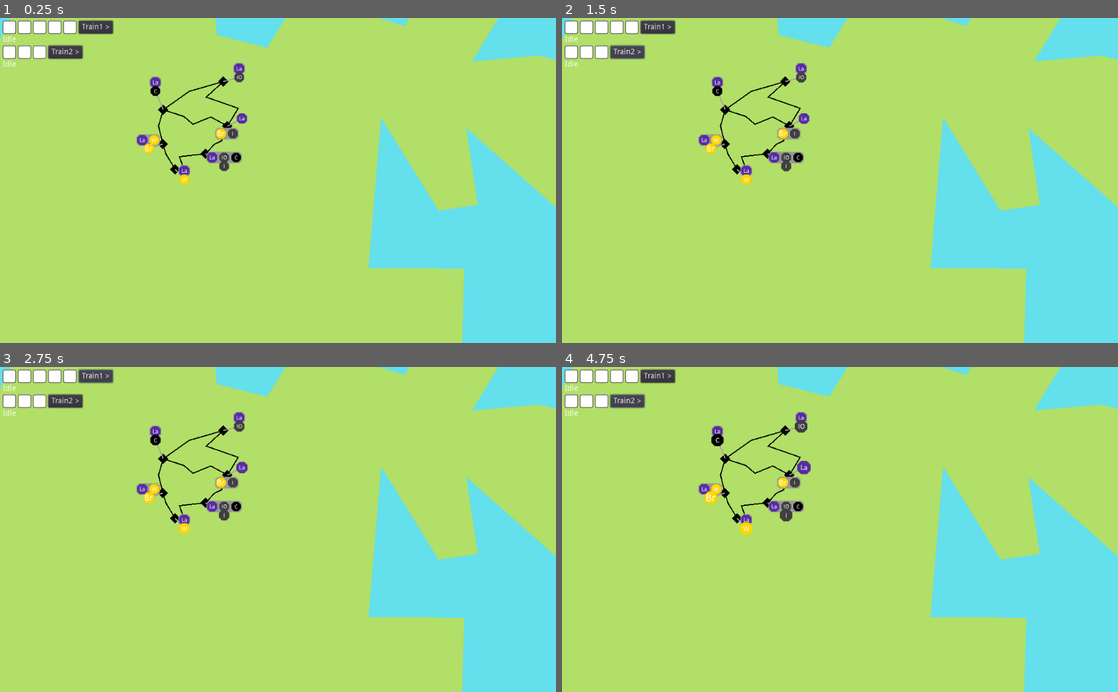
Above: before the commit, frames 1-4 (two rows, left to right).
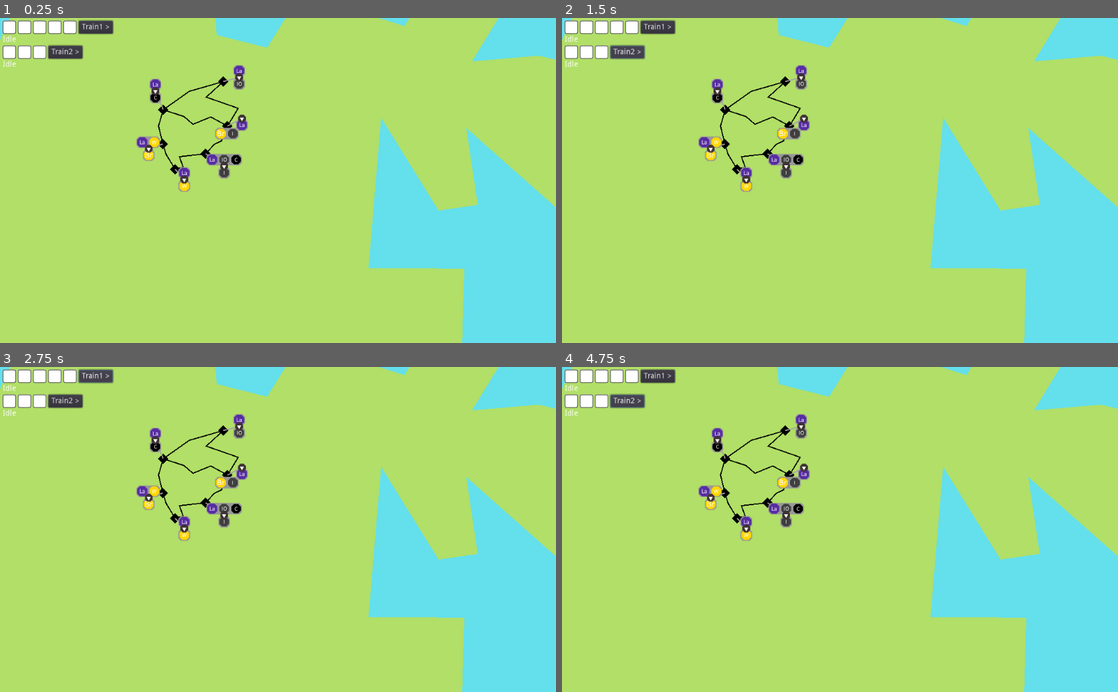
Above: after the commit, the same moments.

Repository: LeBoku/supply-chained
Game: Godot game, scene res://Game.tscn
Same seed, same stepped clock (60 frames per second), same inputs: the game is played once before the commit and once after it.
Inputs:
- Up to frame 1 (0.25 s): no input
- Up to frame 2 (1.5 s): click "Train1 >" at 0.5 s; click "Train2 >" at 1.25 s
- Up to frame 3 (2.75 s): click "Train1 >" at 2 s
- Up to frame 4 (4.75 s): click "Train2 >" at 2.75 s; click "Train1 >" at 3.5 s; click "Train2 >" at 4.25 s

The runs differ from the first frame. In frame 1, 0.9% of the frame differs, in the area x 24-45%, y 13-54%; in frame 2, 0.9%; in frame 3, 0.9%; in frame 4, 1.0%.

Commit message:
reworked cargo exchanges

Diff:
--- a/supply-chained/Game.tscn
+++ b/supply-chained/Game.tscn
@@ -52,7 +52,7 @@
 
 [node name="Mine" parent="Map/IronMine" instance=ExtResource( 8 )]
 position = Vector2( 14.566, -3.86681 )
-produces = "iron-ore"
+produces = PoolStringArray( "iron-ore" )
 
 [node name="Rail3" parent="Map" instance=ExtResource( 3 )]
 points = PoolVector2Array( 149.333, 160.666, 118.333, 167.666, 94, 184.666 )
@@ -62,7 +62,7 @@
 
 [node name="Mine" parent="Map/CoalMine" instance=ExtResource( 8 )]
 position = Vector2( -7.22768, -17.1945 )
-produces = "coal"
+produces = PoolStringArray( "coal" )
 
 [node name="Rail" parent="Map" instance=ExtResource( 3 )]
 points = PoolVector2Array( 153.524, 200.69, 138.102, 191.347, 121.695, 198.106, 113.454, 190.989, 94, 184.666 )
@@ -74,7 +74,7 @@
 [node name="Labor" parent="Map/Town" instance=ExtResource( 8 )]
 position = Vector2( 13.3466, -6.94152 )
 requires = PoolStringArray(  )
-produces = "labor"
+produces = PoolStringArray( "labor" )
 
 [node name="Rail1" parent="Map" instance=ExtResource( 3 )]
 points = PoolVector2Array( 133.366, 225.888, 109.218, 228.032, 112.665, 237.596, 104.667, 239 )
@@ -85,7 +85,7 @@
 [node name="Iron" parent="Map/Smelter" instance=ExtResource( 8 )]
 position = Vector2( 17.0588, 11.438 )
 requires = PoolStringArray( "labor", "iron-ore", "coal" )
-produces = "iron"
+produces = PoolStringArray( "iron" )
 
 [node name="Rail6" parent="Map" instance=ExtResource( 3 )]
 points = PoolVector2Array( 105.54, 238.907, 96.9245, 225.797, 94.3025, 219.055 )
@@ -96,7 +96,7 @@
 [node name="Mill" parent="Map/Mill" instance=ExtResource( 8 )]
 position = Vector2( -13.034, 4.33464 )
 requires = PoolStringArray( "labor", "wheat" )
-produces = "bread"
+produces = PoolStringArray( "bread" )
 
 [node name="Rail5" parent="Map" instance=ExtResource( 3 )]
 points = PoolVector2Array( 133.444, 225.105, 141.432, 216.556, 147.982, 213.421, 152.364, 200.439 )
@@ -106,7 +106,11 @@
 
 [node name="Farm" parent="Map/Farm" instance=ExtResource( 8 )]
 position = Vector2( 8.36742, 9.45028 )
-produces = "wheat"
+produces = PoolStringArray( "wheat" )
+
+[node name="Farm2" parent="Map/Farm" instance=ExtResource( 8 )]
+position = Vector2( 8.36742, 9.45028 )
+produces = PoolStringArray( "wheat" )
 
 [node name="Rail2" parent="Map" instance=ExtResource( 3 )]
 points = PoolVector2Array( 95.4242, 215.128, 90, 199.666, 92.6667, 184.666 )
--- a/supply-chained/Production/Production.gd
+++ b/supply-chained/Production/Production.gd
@@ -2,27 +2,25 @@
 
 class_name Production
 export var requires: PoolStringArray = ["labor"]
-export var produces: String
+export var produces: PoolStringArray = []
 
 func _ready():
 	add_to_group("Production")
 	set_enabled(false)
 
-	$Sprite.texture = $"/root/CargoHelper".get_icon(produces)
+#	$Sprite.texture = $"/root/CargoHelper".get_icon(produces)
 
 	$Connector.visible = true
 	$Connector.add_point(Vector2())
 	$Connector.add_point(-position)
 
 	$Requirements.initialize_cargo(requires)
-
-func _on_Button_pressed():
-#	$"/root/RouteBuilder".add_step(get_parent(), self)
-	pass
+	$Produces.initialize_cargo(produces)
 
 func set_enabled(enabled):
-	$Sprite/Highlighter.set_active(enabled)
-	$Button.disabled = not enabled
+	pass
+#	$Highlighter.set_active(enabled)
+#	$Button.disabled = not enabled
 
 func _on_cargo_selected(list: CargoList, cargo:String, pickup:bool = false):
 	$"/root/RouteBuilder".add_step(get_parent(), [list, cargo, pickup])
--- a/supply-chained/Production/Production.tscn
+++ b/supply-chained/Production/Production.tscn
@@ -1,43 +1,35 @@
-[gd_scene load_steps=6 format=2]
+[gd_scene load_steps=5 format=2]
 
 [ext_resource path="res://production/Production.gd" type="Script" id=1]
-[ext_resource path="res://cargo/icons/placeholder.png" type="Texture" id=2]
+[ext_resource path="res://util/icons/produces.png" type="Texture" id=2]
 [ext_resource path="res://util/highlighter/Highlighter.tscn" type="PackedScene" id=3]
-[ext_resource path="res://production/SpriteTool.gd" type="Script" id=4]
 [ext_resource path="res://cargo/cargo-list/CargoList.tscn" type="PackedScene" id=5]
 
 [node name="Production" type="Position2D"]
 script = ExtResource( 1 )
 
+[node name="Highlighter" parent="." instance=ExtResource( 3 )]
+strength = 0.3
+
 [node name="Sprite" type="Sprite" parent="."]
-scale = Vector2( 0.2, 0.2 )
+scale = Vector2( 0.15, 0.15 )
 z_index = 1
 texture = ExtResource( 2 )
-script = ExtResource( 4 )
-
-[node name="Highlighter" parent="Sprite" instance=ExtResource( 3 )]
-strength = 0.3
 
 [node name="Connector" type="Line2D" parent="."]
 width = 1.0
 default_color = Color( 0.666667, 0.643137, 0.643137, 1 )
 
 [node name="Requirements" parent="." instance=ExtResource( 5 )]
-margin_top = -11.732
-margin_bottom = -3.73195
+margin_left = -5.00543
+margin_top = -10.732
+margin_right = 4.99457
+margin_bottom = -0.731976
 
-[node name="Button" type="Button" parent="."]
-visible = false
-margin_left = -10.0
-margin_top = -13.0
-margin_right = 10.0
-margin_bottom = 7.0
-grow_horizontal = 2
-grow_vertical = 2
-flat = true
-__meta__ = {
-"_edit_use_anchors_": false
-}
+[node name="Produces" parent="." instance=ExtResource( 5 )]
+margin_left = -5.00543
+margin_top = 1.23421
+margin_right = 4.99457
 
 [connection signal="selected" from="Requirements" to="." method="_on_cargo_selected" binds= [ false ]]
-[connection signal="pressed" from="Button" to="." method="_on_Button_pressed"]
+[connection signal="selected" from="Produces" to="." method="_on_cargo_selected" binds= [ true ]]
--- a/supply-chained/cargo/cargo-list/CargoList.gd
+++ b/supply-chained/cargo/cargo-list/CargoList.gd
@@ -19,5 +19,5 @@
 	$Box.move_child($Box/Template, $Box.get_child_count())
 
 func _on_sprite_gui_event(event:InputEvent, cargo:String):
-	if event is InputEventMouseButton and event.button_index == 1:
+	if event is InputEventMouseButton and event.button_index == 1 and event.is_pressed():
 		emit_signal("selected", self, cargo)
--- a/supply-chained/cargo/cargo-list/CargoList.tscn
+++ b/supply-chained/cargo/cargo-list/CargoList.tscn
@@ -4,7 +4,7 @@
 [ext_resource path="res://cargo/cargo-list/CargoList.gd" type="Script" id=2]
 [ext_resource path="res://cargo/icons/placeholder.png" type="Texture" id=3]
 
-[node name="MaterialList" type="PanelContainer"]
+[node name="CargoList" type="PanelContainer"]
 margin_left = -4.00543
 margin_top = 3.23423
 margin_right = 3.99457
--- a/supply-chained/carriers/Carrier.gd
+++ b/supply-chained/carriers/Carrier.gd
@@ -31,6 +31,7 @@
 
 func remove_cargo(content):
 	cargo[cargo.find(content)] = null
+	yield(get_tree().create_timer(1), "timeout")
 	update_cargo()
 
 func update_cargo():
--- a/supply-chained/production/SpriteTool.gd
+++ b/supply-chained/production/SpriteTool.gd
@@ -4,4 +4,5 @@
 const cargo_helper = preload("res://cargo/CargoHelper.gd")
 
 func _ready():
-	texture = cargo_helper.new().get_icon(get_parent().produces)
+#	texture = cargo_helper.new().get_icon(get_parent().produces)
+	pass
--- a/supply-chained/router/Route.gd
+++ b/supply-chained/router/Route.gd
@@ -56,11 +56,15 @@
 		yield(segment, 'arrived')
 		segment.queue_free()
 
-func handle_pickups(step:RouteStep):
-	yield(step.station.dropoff(carrier), 'completed')
+func handle_pickups(step: RouteStep):
+	for exchange in step.exchanges:
+		yield(handle_pickup(step.station, exchange[0], exchange[1], exchange[2]), "completed")
 
-#	for production in productions.slice(0, carrier.get_remaining_capacity()):
-#		yield(carrier.add_cargo(production.produces), 'completed')
+func handle_pickup(station: Station, list, cargo: String, pickup: bool):
+	if pickup:
+		yield(carrier.add_cargo(cargo), "completed")
+	else:
+		yield(carrier.remove_cargo(cargo), "completed")
 
 func finish():
 	active = false
--- a/supply-chained/station/Station.gd
+++ b/supply-chained/station/Station.gd
@@ -9,7 +9,7 @@
 onready var route_builder = get_node('/root/RouteBuilder')
 
 func _ready():
-	$Requirements.initialize_cargo(wants)
+	$Wants.initialize_cargo(wants)
 
 	for production in Util.get_children_with_group(self, "Production"):
 		wants.append_array(production.requires)
--- a/supply-chained/station/Station.tscn
+++ b/supply-chained/station/Station.tscn
@@ -15,5 +15,5 @@
 scale = Vector2( 0.2, 0.2 )
 texture = ExtResource( 2 )
 
-[node name="Requirements" parent="." instance=ExtResource( 3 )]
+[node name="Wants" parent="." instance=ExtResource( 3 )]
 visible = false
--- a/supply-chained/util/highlighter/Highlighter.gd
+++ b/supply-chained/util/highlighter/Highlighter.gd
@@ -6,5 +6,5 @@
 	var x = get_parent().scale.x
 	var y = get_parent().scale.y
 
-	interpolate_property(get_parent(), "scale:x", 0.2, x + x * strength, .3)
-	interpolate_property(get_parent(), "scale:y", 0.2, y + y * strength, .3)
+	interpolate_property(get_parent(), "scale:x", 1, x + x * strength, .3)
+	interpolate_property(get_parent(), "scale:y", 1, y + y * strength, .3)
Binary file added: supply-chained/util/icons/produces.png
Not shown, added: supply-chained/util/icons/produces.png.import
